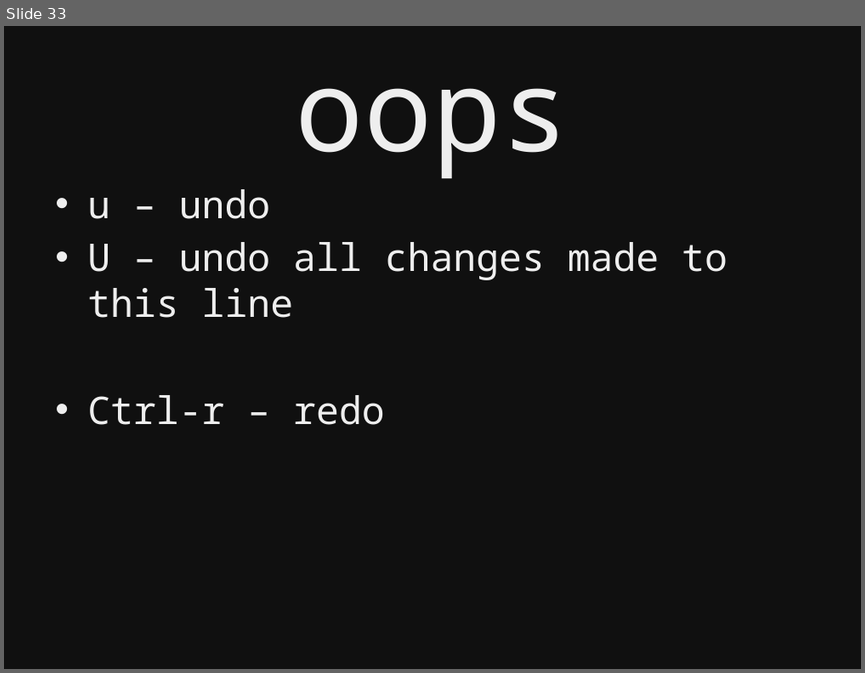
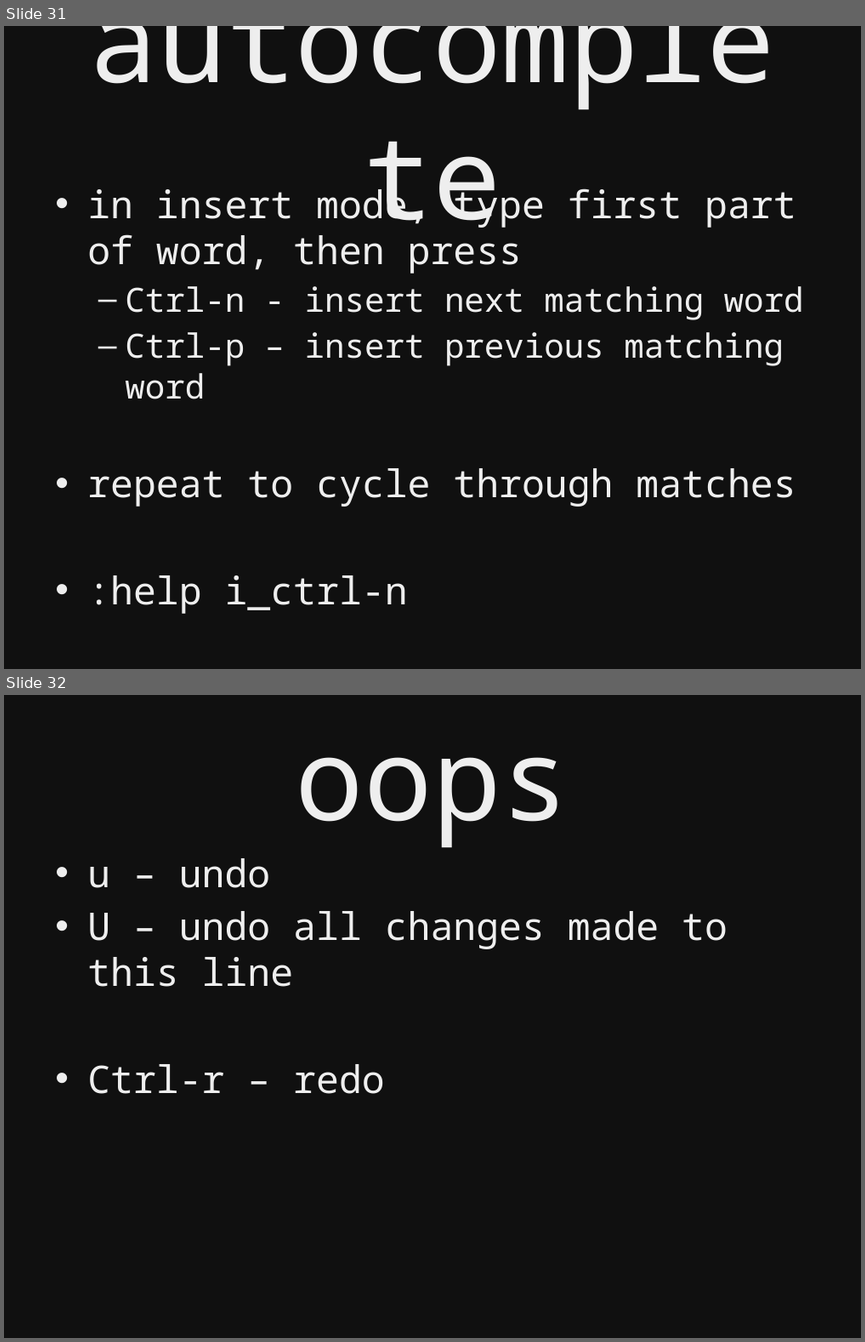
Before and after one commit to kyletolle/talks, a slide deck: beginning_vim-04.17.2012.pptx. Shown one above the other, each under a label of ours: slide 33 before the commit, slides 31 and 32 after it. The pictures are 865x673 and 865x1342 pixels, drawn with LibreOffice and Linux fonts; fonts in the diff are those of the drawing. Boxes give left, top, right and bottom in pixels: in the first picture for what was removed or moved away, otherwise in the second. Text is boxed around its words. In the diff, an @@ line names an element or a change of style, - is before the commit and + after.

```diff
--- a/beginning_vim-04.17.2012.pptx
+++ b/beginning_vim-04.17.2012.pptx
@@ slide 31 added at (4,26,861,669), background #101010 @@
@@ title added at (46,52,818,159), 96 pt, text #EEEEEE @@
+autocomplete
@@ text added at (87,182,804,613), 32 pt, text #EEEEEE @@
+• in insert mode, type first part of word, then press
+  – Ctrl-n - insert next matching word
+  – Ctrl-p – insert previous matching word
+• repeat to cycle through matches
+• :help i_ctrl-n
@@ what was slide 33 is now slide 32 @@
```
Also in this commit, not shown: 17 slides changed, 9 other slides added, 4 slides removed.
